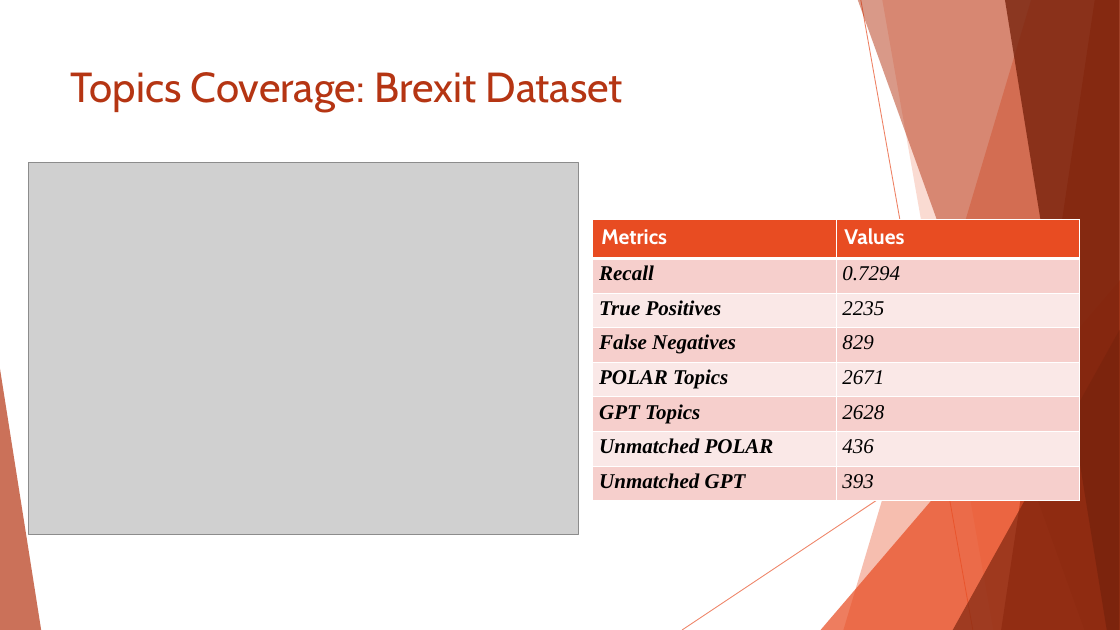
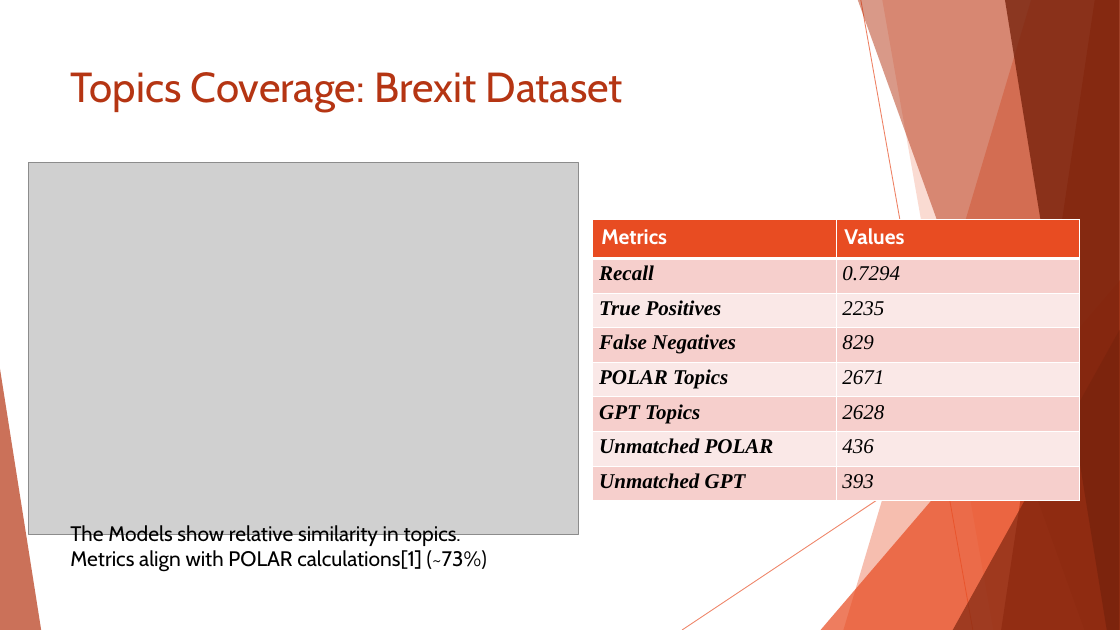
Before and after one commit to amodes01/ADE, a slide deck: slide 26 of Documentation/Thesis_Defend.PPTX (slide 24 before the commit). Drawn at 1120x630 pixels with LibreOffice and Linux fonts; fonts in the diff are those of the drawing; grey boxes stand for pictures. Boxes give left, top, right and bottom in pixels: in the first picture for what was removed or moved away, otherwise in the second. Text is boxed around its words. In the diff, an @@ line names an element or a change of style, - is before the commit and + after.

```diff
--- a/Documentation/Thesis_Defend.PPTX
+++ b/Documentation/Thesis_Defend.PPTX
@@ text added at [70, 525, 487, 572], 18 pt, text #000000 @@
+The Models show relative similarity in topics.
+Metrics align with POLAR calculations[1] (~73%)
```
Also in this commit, not shown: 14 other slides changed, 10 slides added, 7 slides removed, 3 other files.
